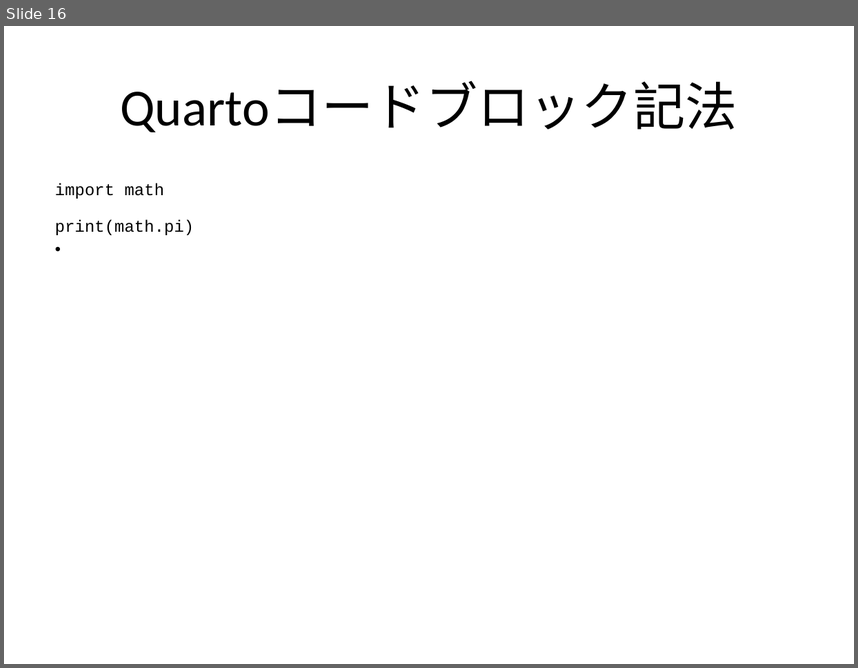
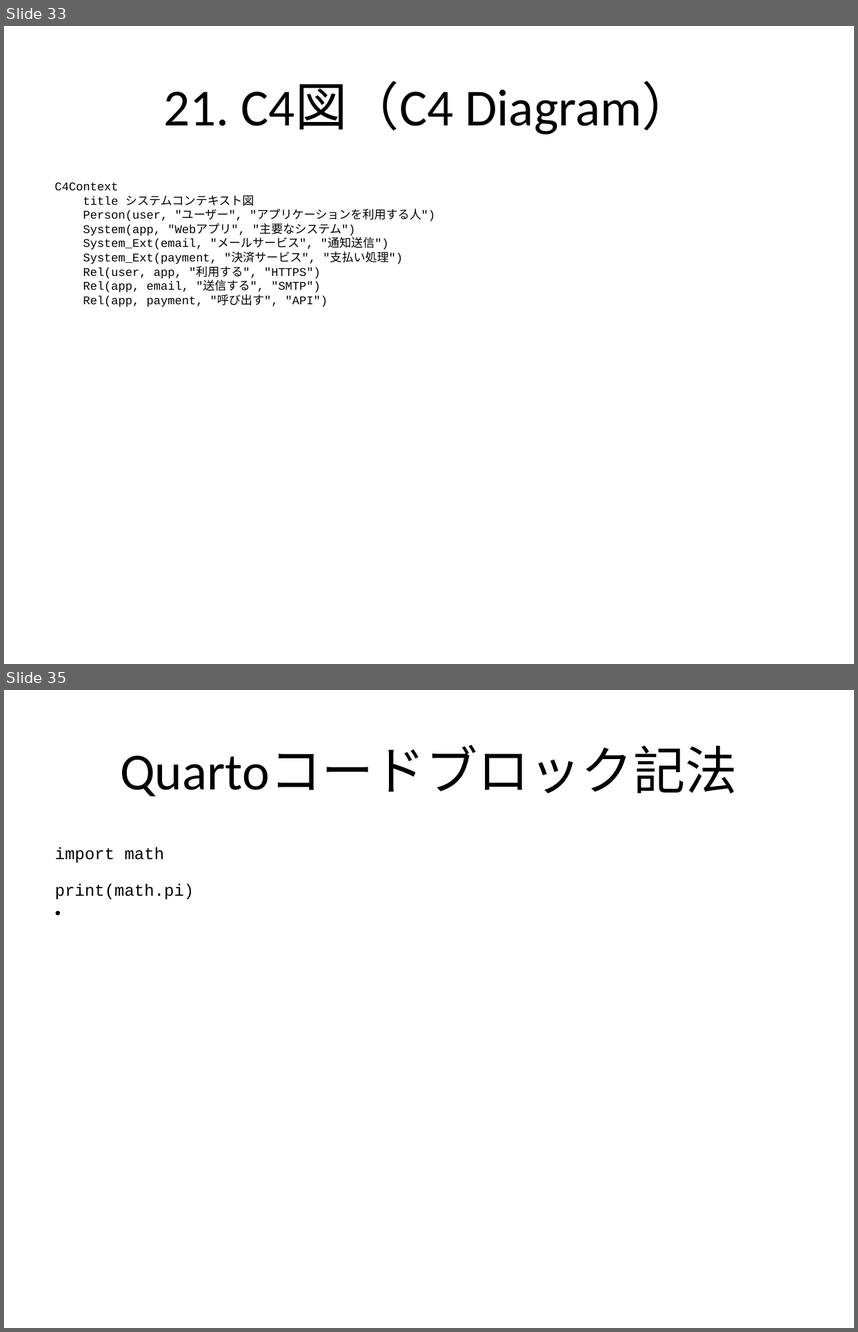
Before and after one commit to notfolder/qmd_to_pptx, a slide deck: demo_full.pptx. Shown one above the other, each under a label of ours: slide 16 before the commit, slides 33 and 35 after it; the slides between them are not shown. The pictures are 858x668 and 858x1332 pixels, drawn with LibreOffice and Linux fonts; fonts in the diff are those of the drawing. Boxes give left, top, right and bottom in pixels: in the first picture for what was removed or moved away, otherwise in the second. Text is boxed around its words. In the diff, an @@ line names an element or a change of style, - is before the commit and + after.

Commit message:
デモ用QMDファイルを更新し、Mermaid図のセクションを整理。新しい図の種類を追加し、各図の説明を明確化。

```diff
--- a/demo_full.pptx
+++ b/demo_full.pptx
@@ slide 33 added at [4,26,854,664], background #FFFFFF @@
@@ title added at [164,82,694,134], 44 pt, text #000000 @@
+21. C4図（C4 Diagram）
@@ text added at [55,182,435,307], 10 pt, text #000000 @@
+C4Context
+title システムコンテキスト図
+Person(user, "ユーザー", "アプリケーションを利用する人")
+System(app, "Webアプリ", "主要なシステム")
+System_Ext(email, "メールサービス", "通知送信")
+System_Ext(payment, "決済サービス", "支払い処理")
+Rel(user, app, "利用する", "HTTPS")
+Rel(app, email, "送信する", "SMTP")
+Rel(app, payment, "呼び出す", "API")
@@ what was slide 16 is now slide 35 @@
```
Also in this commit, not shown: 3 slides changed, 19 other slides added, 1 slide removed, 1 other file.
